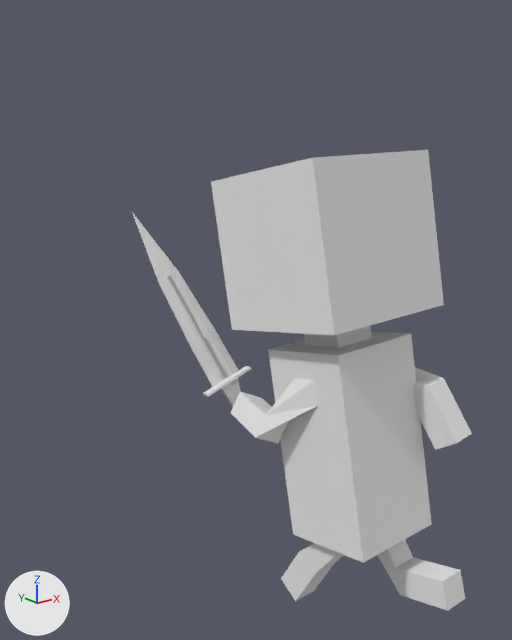
What one commit did to the OBJ model Data/Animations/RunPlayer/run_000005.obj.
Camera for both pictures: a 50 mm camera at (-1.219, -1.081, 1.068) aimed at (-0.142, 0.266, 0.53). Lighting does not change. The marker at lower left points along +X, +Y and +Z. Where no turn or scale is listed for an object, it has been applied to the vertices. Vertices at the same position are counted once.

The first picture shows 'Plane_Plane.002'.
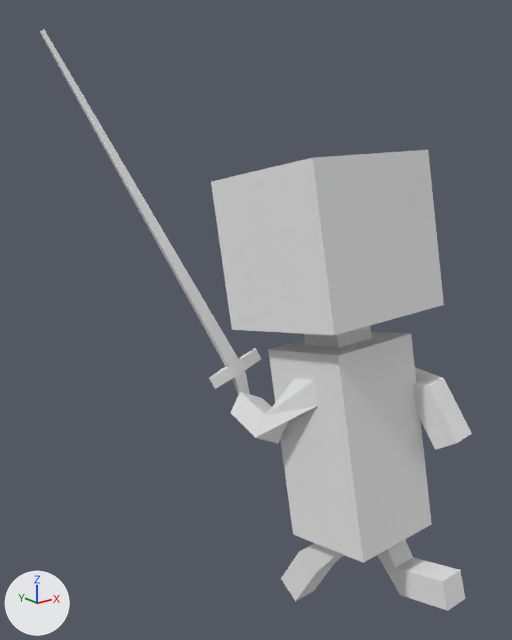
Where the change shows, as pixel boxes (x1, y1, x2, y2) in the pictures (512 x 640 px):
'Plane_Plane.002', reshaped (27% wider, 26% taller): before (132, 150, 472, 611); after (40, 29, 472, 611)
part 1 of me_plane_plane_002, added: after (40, 29, 261, 438)
part 2 of me_plane_plane_002, deleted: before (132, 212, 251, 406)

The change, as a diff of the scene's bpy script:
```diff
--- a/Data/Animations/RunPlayer/run_000005.obj.py
+++ b/Data/Animations/RunPlayer/run_000005.obj.py
@@ me_plane_plane_002 @@
 # used by ob_plane_plane_002; location = (0.0, 0.0, 0.0)
-me_plane_plane_002.from_pydata(...)  # 227 vertices, 448 faces, 1 loose edge; spans x -0.318..0.186, y -0.259..0.563, z -0.266..0.951
+me_plane_plane_002.from_pydata(...)  # 138 vertices, 268 faces; spans x -0.453..0.186, y -0.259..0.74, z -0.266..1.231
+# me_plane_plane_002 part 1: a new loose piece of 24 vertices spanning x -0.453..-0.053, y 0.312..0.74, z 0.165..1.231, in mat_material (white #e7e7e7)
+# me_plane_plane_002 part 2: the loose piece of 113 vertices spanning x -0.318..-0.085, y 0.334..0.563, z 0.216..0.788 is deleted
 me_plane_plane_002.materials.append(mat_material)
```
